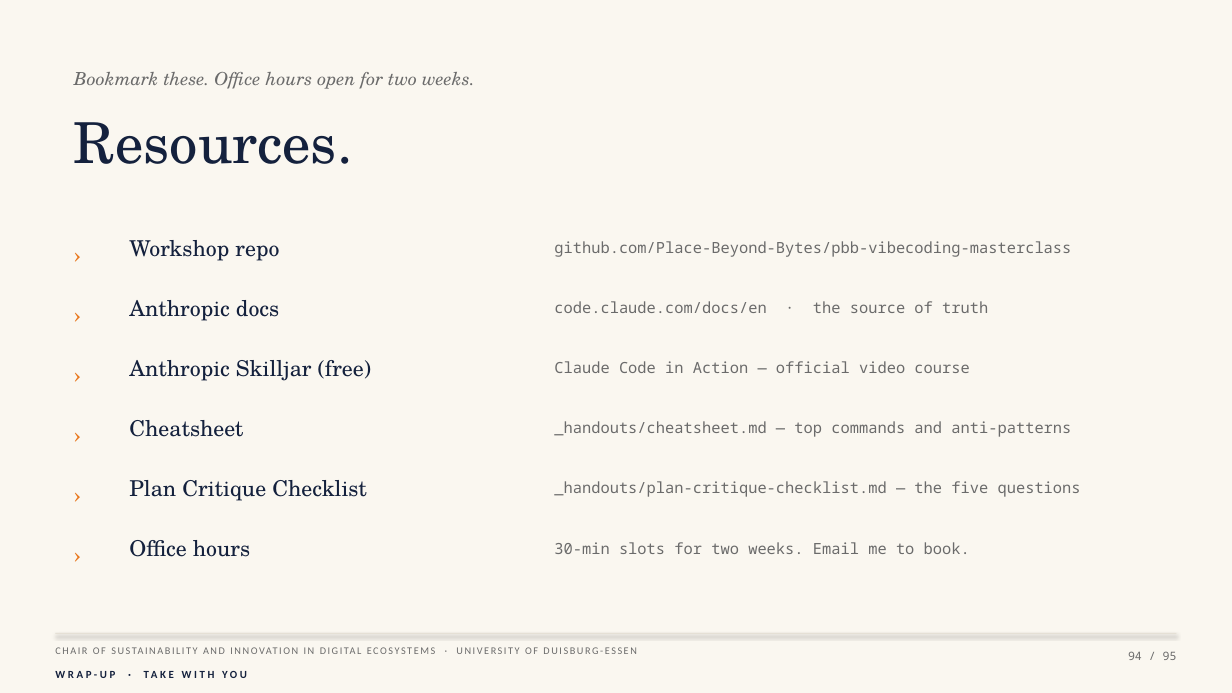
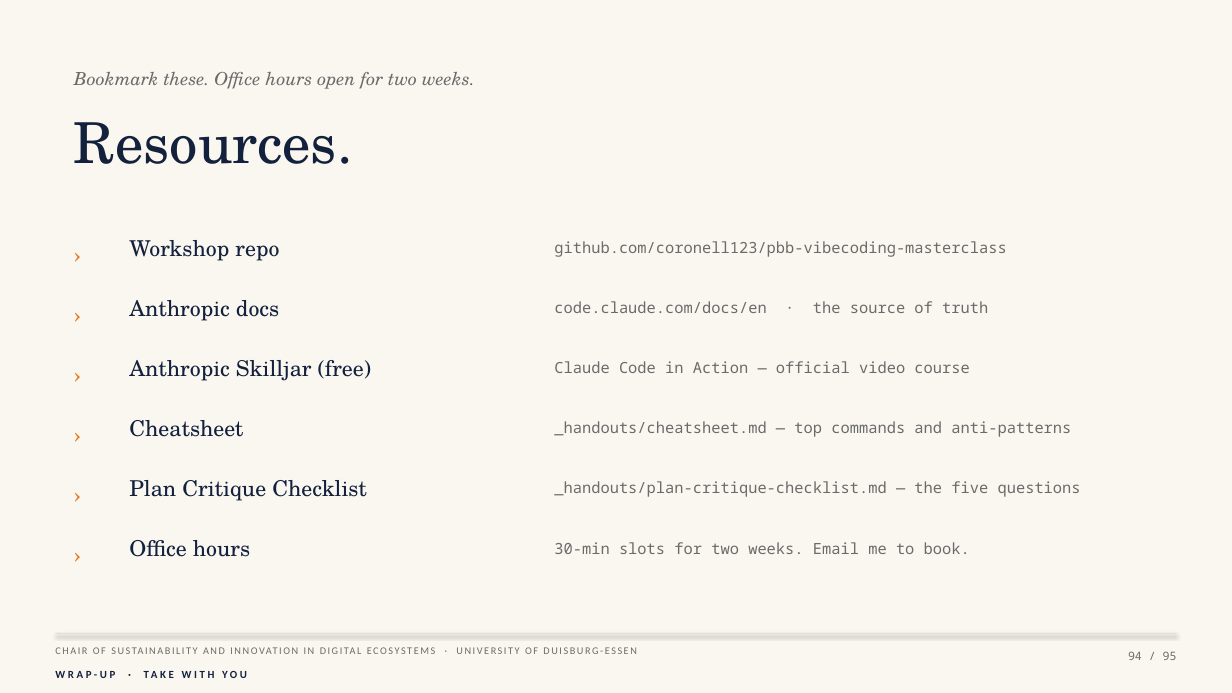
Before and after one commit to coronell123/pbb-vibecoding-masterclass, a slide deck: slide 94 of slides/workshop.pptx. Drawn at 1232x693 pixels with LibreOffice and Linux fonts; fonts in the diff are those of the drawing. Boxes give left, top, right and bottom in pixels: in the first picture for what was removed or moved away, otherwise in the second. Text is boxed around its words. In the diff, an @@ line names an element or a change of style, - is before the commit and + after.

```diff
--- a/slides/workshop.pptx
+++ b/slides/workshop.pptx
@@ text at [554, 241, 1006, 257]: text changed @@
-github.com/Place-Beyond-Bytes/pbb-vibecoding-masterclass
+github.com/coronell123/pbb-vibecoding-masterclass
```
Also in this commit, not shown: 1 other slide changed, 4 other files.
